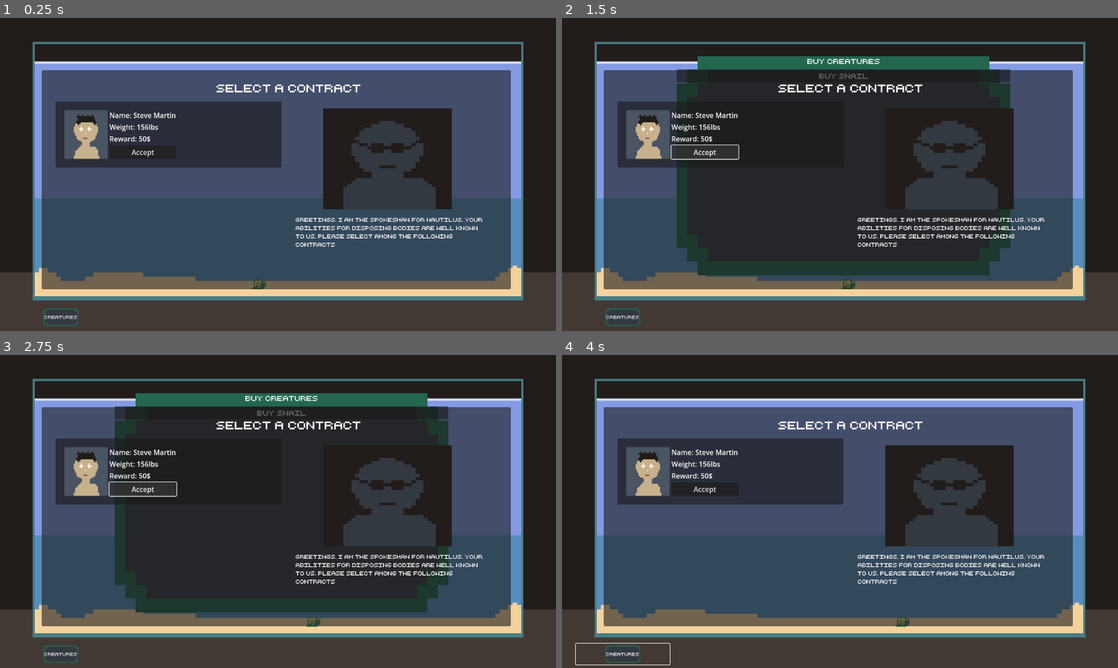
Above: before the commit, frames 1-4 (two rows, left to right).
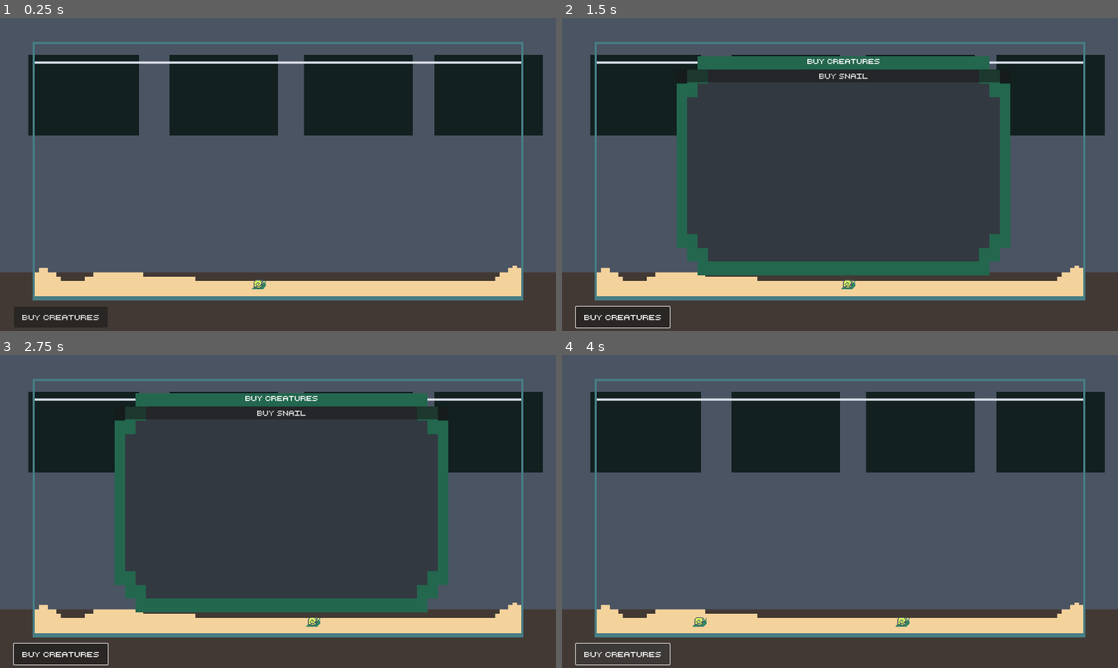
Above: after the commit, the same moments.

Repository: adrientremblay/ld56
Game: Godot game, scene res://scenes/game_screen.tscn
Same seed, same stepped clock (60 frames per second), same inputs: the game is played once before the commit and once after it.
Inputs (mouse positions are in pixels of both pictures, inside the frame that each line leads up to):
- Up to frame 1 (0.25 s): no input
- Up to frame 2 (1.5 s): click "Creatures" (after the commit: "Buy Creatures") at 0.5 s; click (706, 152) at 1.25 s, where only the run before the commit has a clickable "Accept"
- Up to frame 3 (2.75 s): click (144, 489) at 2 s, where only the run before the commit has a clickable "Accept"
- Up to frame 4 (4 s): click "buy snail" at 2.75 s; click "Creatures" (after the commit: "Buy Creatures") at 3.5 s

The runs differ from the first frame. In frame 1, 52% of the frame differs, in the area x 0-100%, y 0-99%; in frame 2, 47%; in frame 3, 47%; in frame 4, 52%.

Commit message:
Redid aquarium background texture to be more 3D

Diff:
--- a/scenes/game_screen.tscn
+++ b/scenes/game_screen.tscn
@@ -1,9 +1,8 @@
-[gd_scene load_steps=11 format=3 uid="uid://bafqsokbf17by"]
+[gd_scene load_steps=10 format=3 uid="uid://bafqsokbf17by"]
 
 [ext_resource type="Script" path="res://scenes/game_screen.gd" id="1_ka8qc"]
 [ext_resource type="Texture2D" uid="uid://cyd001a7skpcg" path="res://assets/art/aquarium.png" id="1_sqbh1"]
 [ext_resource type="PackedScene" uid="uid://bv7787vivgr0t" path="res://scenes/land_creature.tscn" id="2_nfyws"]
-[ext_resource type="Texture2D" uid="uid://bp5rwrmhykj1k" path="res://assets/art/button_icon.png" id="4_1hhem"]
 [ext_resource type="Theme" uid="uid://c2g25n7qed5wq" path="res://ui_theme.tres" id="4_gs2f0"]
 [ext_resource type="Script" path="res://scenes/UI.gd" id="4_sfu83"]
 [ext_resource type="Texture2D" uid="uid://dpi5tefilv2my" path="res://assets/art/spokesman.png" id="7_5muyo"]
@@ -48,10 +47,8 @@
 offset_right = 248.0
 offset_bottom = 712.0
 theme = ExtResource("4_gs2f0")
-theme_override_font_sizes/font_size = 10
-text = "Creatures"
-icon = ExtResource("4_1hhem")
-flat = true
+theme_override_font_sizes/font_size = 17
+text = "Buy Creatures"
 icon_alignment = 1
 expand_icon = true
 
@@ -85,6 +82,7 @@
 text = "buy snail"
 
 [node name="Panel" type="Panel" parent="."]
+visible = false
 offset_left = 96.0
 offset_top = 120.0
 offset_right = 1176.0
Binary file changed: assets/art/aquarium.aseprite
Binary file changed: assets/art/aquarium.png
